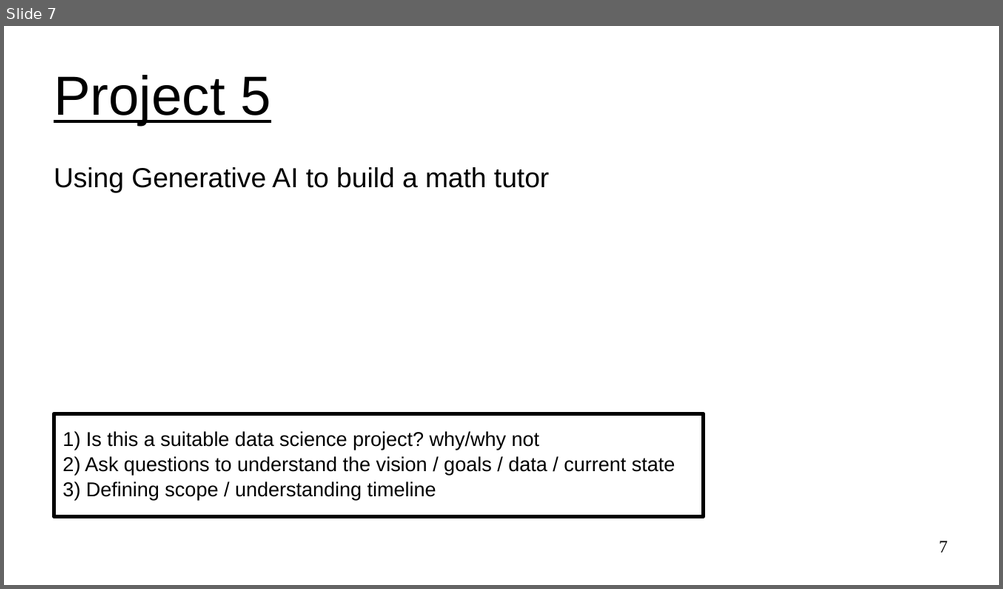
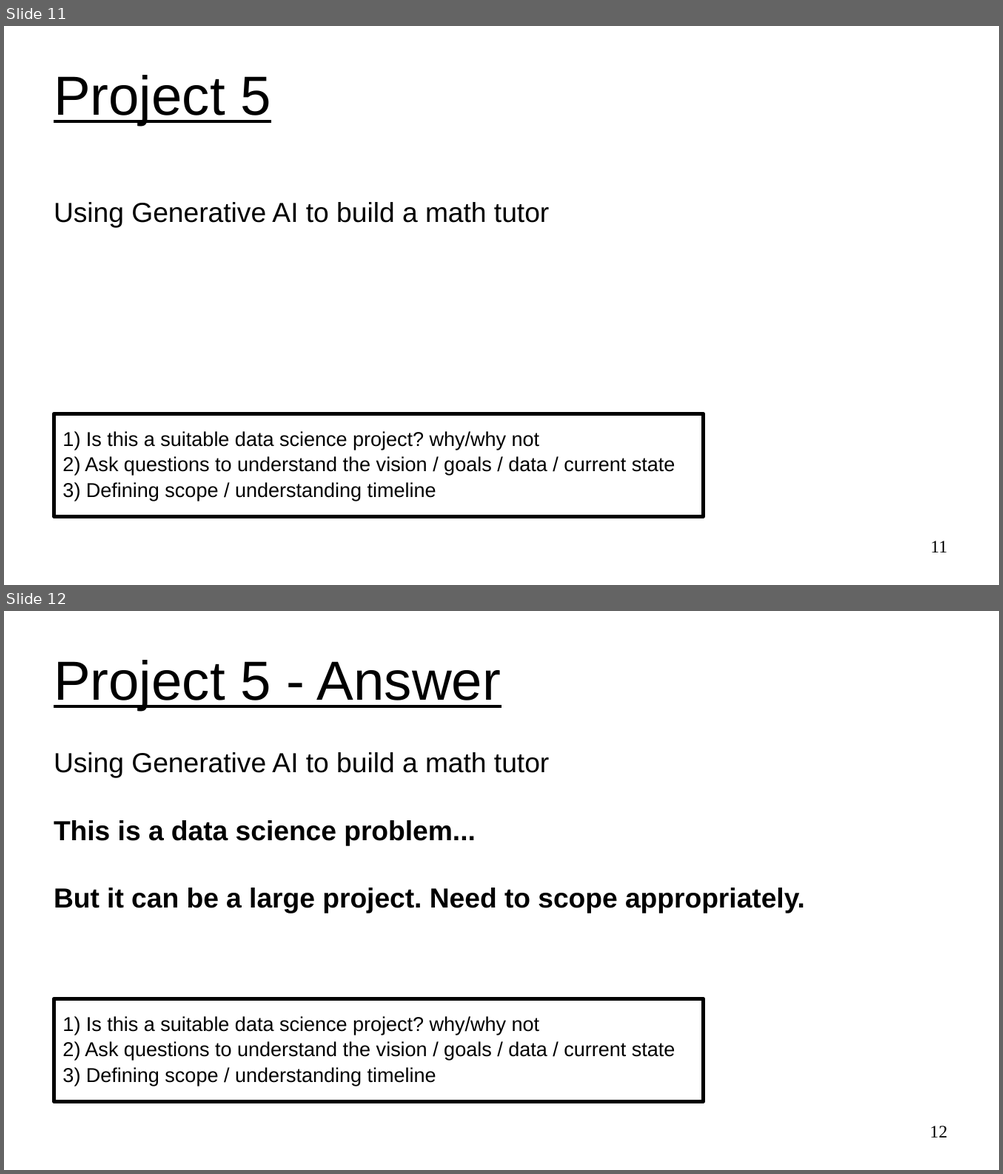
Before and after one commit to UVADS/ds6011, a slide deck: 02_project_discovery.ppt. Shown one above the other, each under a label of ours: slide 7 before the commit, slides 11 and 12 after it. The pictures are 1003x589 and 1003x1174 pixels, drawn with LibreOffice and Linux fonts; fonts in the diff are those of the drawing. Boxes give left, top, right and bottom in pixels: in the first picture for what was removed or moved away, otherwise in the second. Text is boxed around its words. In the diff, an @@ line names an element or a change of style, - is before the commit and + after.

```diff
--- a/02_project_discovery.ppt
+++ b/02_project_discovery.ppt
@@ slide 12 added at box(4, 611, 999, 1170), background #FFFFFF @@
@@ title added at box(54, 660, 501, 710), 44 pt, text #000000, underline @@
+Project 5 - Answer
@@ subtitle added at box(54, 752, 805, 914), 22 pt, text #000000, bold @@
+Using Generative AI to build a math tutor
+This is a data science problem...
+But it can be a large project. Need to scope appropriately.
@@ rectangle added at box(54, 999, 703, 1102), fill #FFFFFF, outline #000000 2.89 pt, 16 pt, text #000000 @@
+1) Is this a suitable data science project? why/why not
+2) Ask questions to understand the vision / goals / data / current state
+3) Defining scope / understanding timeline
@@ page number added at box(930, 1126, 948, 1138), 14 pt, text #000000 @@
+12
@@ what was slide 7 is now slide 11 @@
@@ slide 11 changed as well @@
@@ subtitle "Using Generative AI to build ...": place and size @@
-subtitle "Using Generative AI to build ..." at box(54, 167, 549, 193)
+subtitle "Using Generative AI to build ..." at box(54, 202, 549, 228)
@@ page number at box(930, 541, 948, 553): text changed @@
-7
+11
```
Also in this commit, not shown: 3 other slides changed, 5 other slides added.
